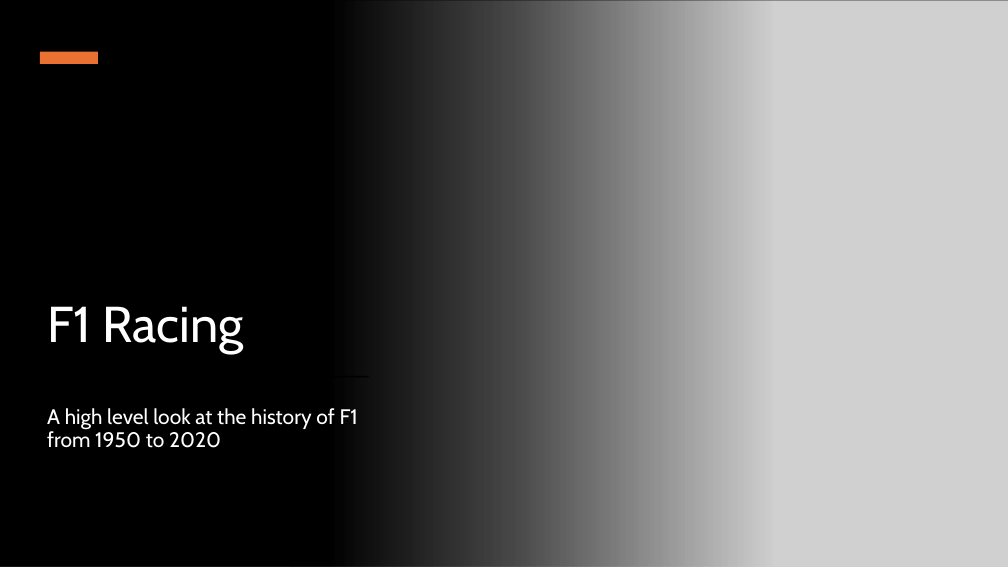
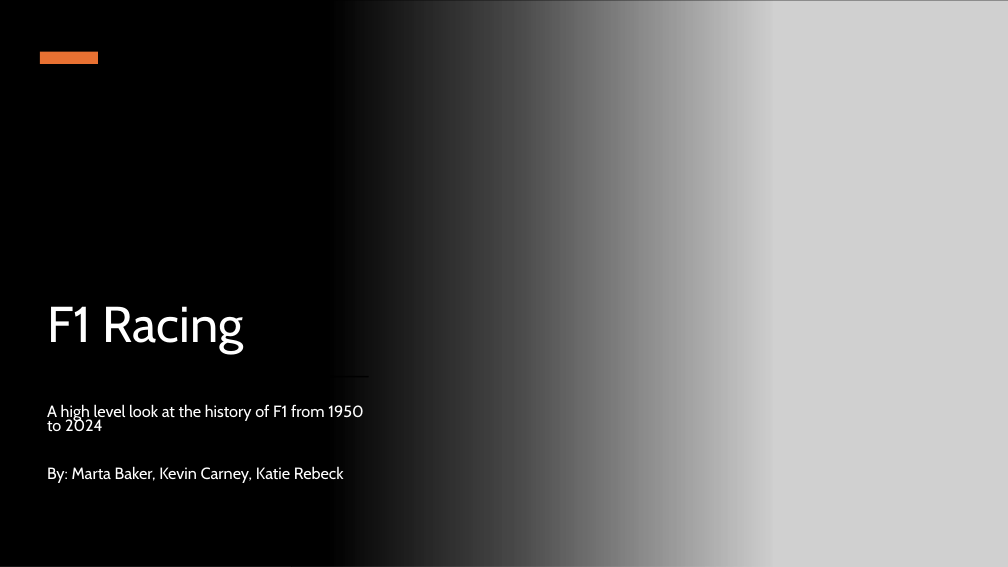
Before and after one commit to KevinPCarney/Project-3-Group-03, a slide deck: slide 1 of F1 Racing.pptx. Drawn at 1008x567 pixels with LibreOffice and Linux fonts; fonts in the diff are those of the drawing; grey boxes stand for pictures. Boxes give left, top, right and bottom in pixels: in the first picture for what was removed or moved away, otherwise in the second. Text is boxed around its words. In the diff, an @@ line names an element or a change of style, - is before the commit and + after.

Commit message:
Updated powerpoint

```diff
--- a/F1 Racing.pptx
+++ b/F1 Racing.pptx
@@ subtitle at [47, 404, 363, 483]: text changed; size 20 to 15.5 pt @@
-A high level look at the history of F1 from 1950 to 2020
+A high level look at the history of F1 from 1950 to 2024
+By: Marta Baker, Kevin Carney, Katie Rebeck
```
Also in this commit, not shown: 3 other slides changed.
